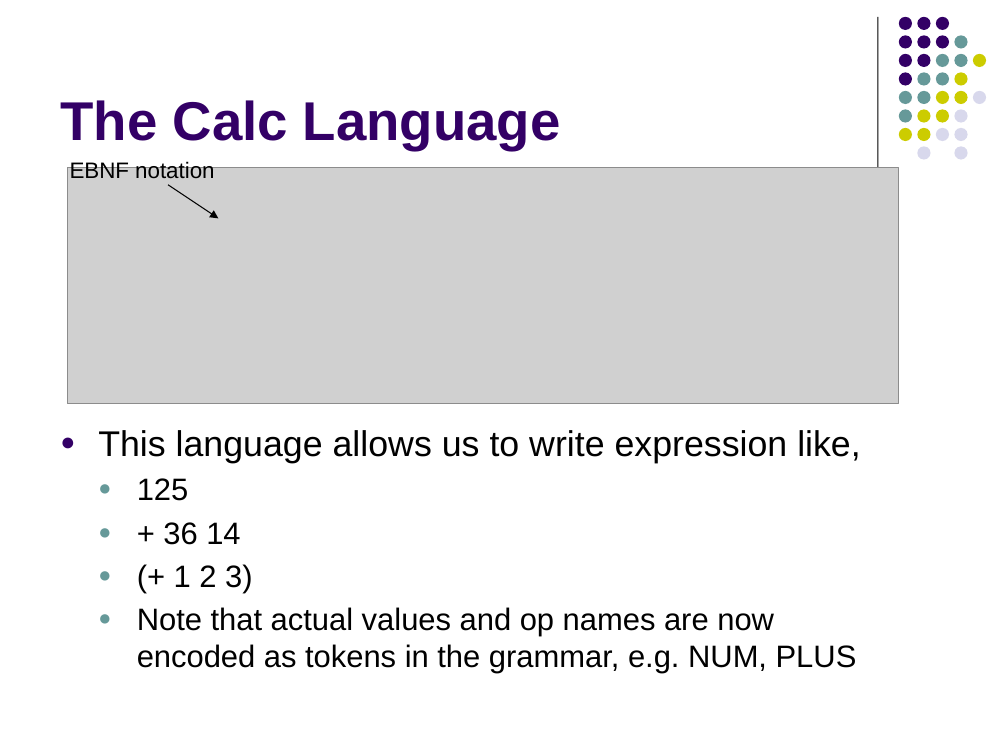
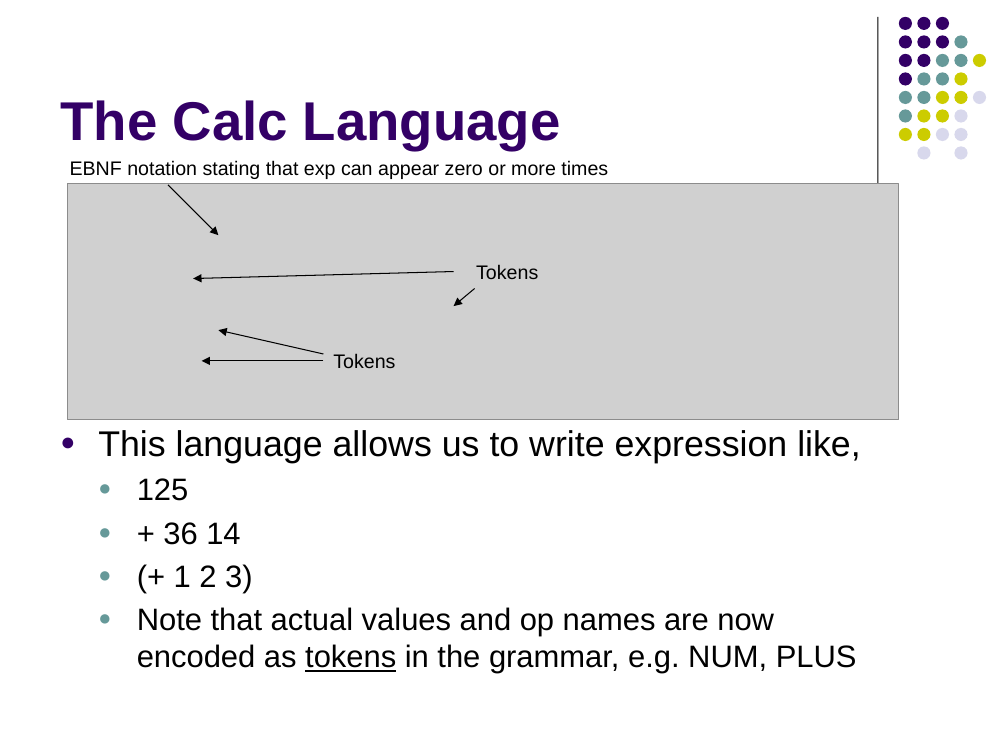
Before and after one commit to lutzhamel/CSC402, a slide deck: slide 3 of notes/csc402-ln004.pptx. Drawn at 1008x756 pixels with LibreOffice and Linux fonts; fonts in the diff are those of the drawing; grey boxes stand for pictures. Boxes give left, top, right and bottom in pixels: in the first picture for what was removed or moved away, otherwise in the second. Text is boxed around its words. In the diff, an @@ line names an element or a change of style, - is before the commit and + after.

```diff
--- a/notes/csc402-ln004.pptx
+++ b/notes/csc402-ln004.pptx
@@ text at (70,160,608,179): text changed; size 16 to 14 pt @@
-EBNF notation
+EBNF notation stating that exp can appear zero or more times
@@ picture: place and size @@
-picture at (68,168,899,404)
+picture at (68,184,899,420)
@@ arrow moved from (168, 184) - (219, 219) to (168, 184) - (219, 235) @@
@@ text added at (476,264,538,279), 14 pt, text #000000 @@
+Tokens
@@ arrow added from (454, 271) to (194, 278), #000000 0.75 pt @@
@@ arrow added from (475, 288) to (454, 306), #000000 0.75 pt @@
@@ arrow added from (324, 354) to (219, 331), #000000 0.75 pt @@
@@ text added at (333,353,395,368), 14 pt, text #000000 @@
+Tokens
@@ arrow added from (324, 361) to (202, 361), #000000 0.75 pt @@
@@ text at (137,607,857,674): underline on in "tokens" @@
```
Also in this commit, not shown: 2 other slides changed, 3 other files.
